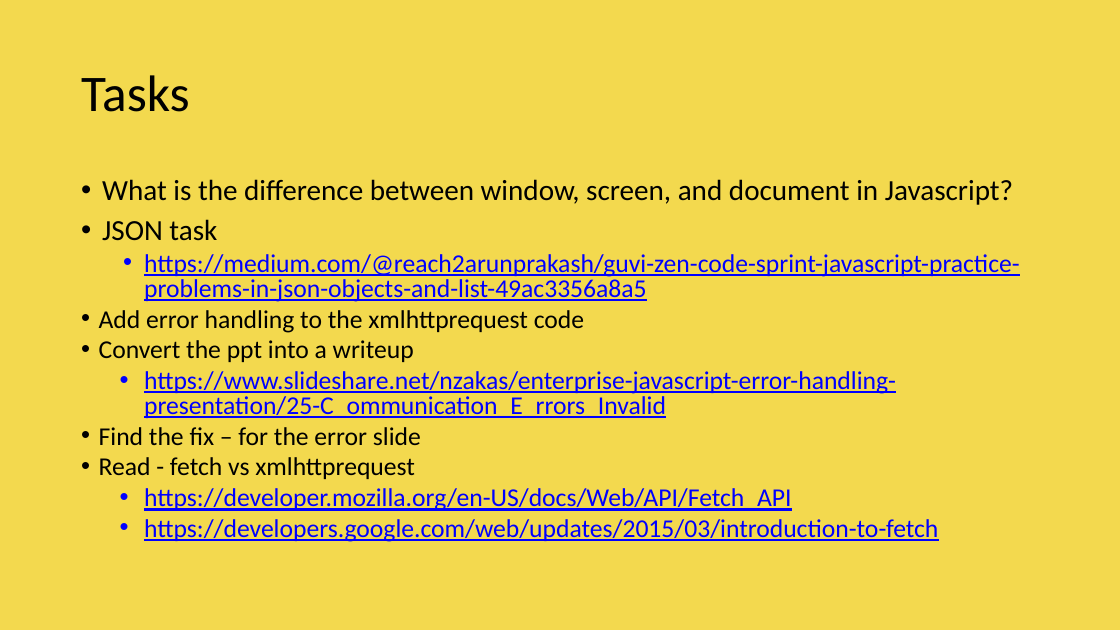
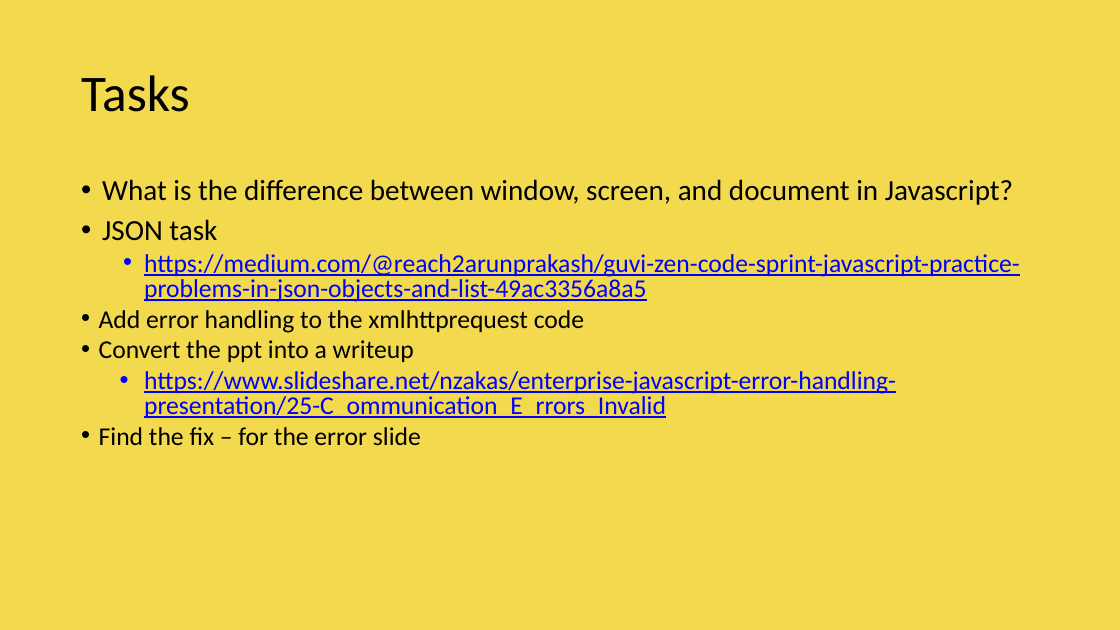
Before and after one commit to vishwanantha/javascript-101, a slide deck: slide 30 of ppt/001 - DataTypes.pptx (slide 29 before the commit). Drawn at 1120x630 pixels with LibreOffice and Linux fonts; fonts in the diff are those of the drawing; background and template pictures are left out. Boxes give left, top, right and bottom in pixels: in the first picture for what was removed or moved away, otherwise in the second. Text is boxed around its words. In the diff, an @@ line names an element or a change of style, - is before the commit and + after.

Commit message:
fetch

```diff
--- a/ppt/001 - DataTypes.pptx
+++ b/ppt/001 - DataTypes.pptx
@@ text at <box>99,457,938,542</box>: paragraphs removed @@
-• Read - fetch vs xmlhttprequest
-  • https://developer.mozilla.org/en-US/docs/Web/API/Fetch_API
-  • https://developers.google.com/web/updates/2015/03/introduction-to-fetch
```
Also in this commit, not shown: 1 slide added, 1 other file.
